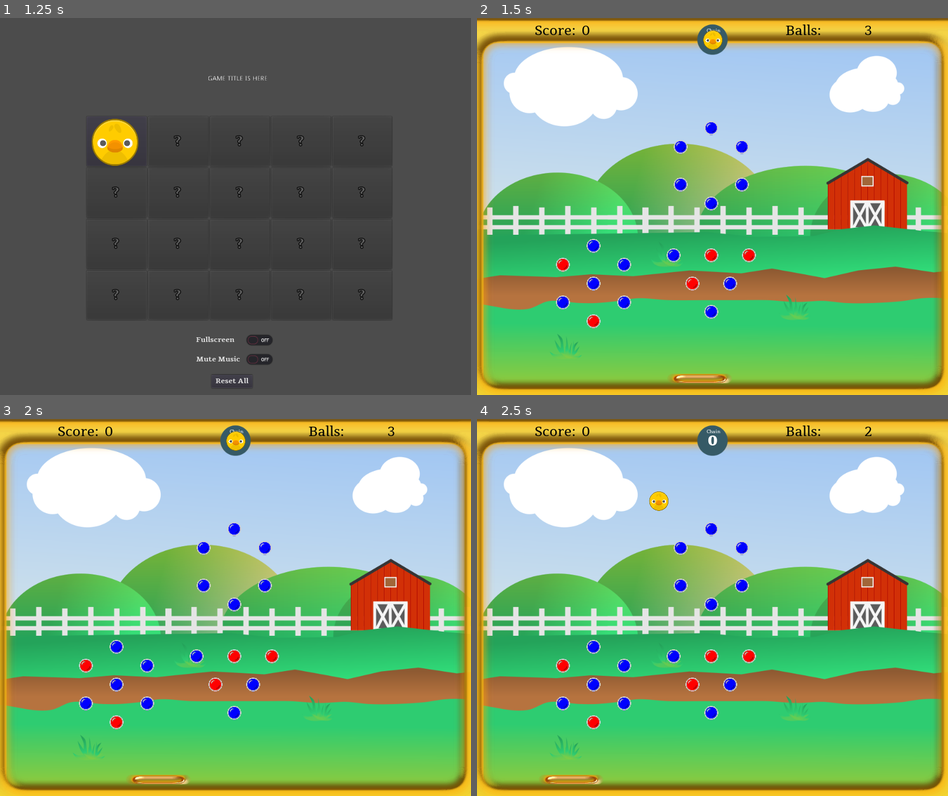
Above: before the commit, frames 1-4 (two rows, left to right).
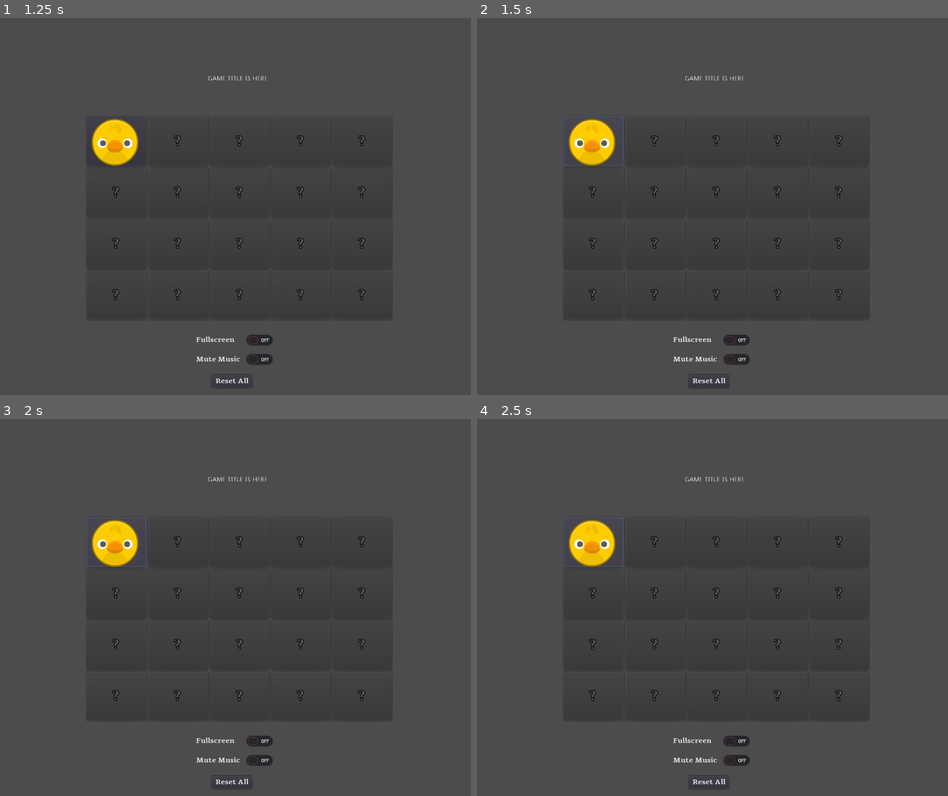
Above: after the commit, the same moments.

Repository: doctor-g/GGJ21
Game: Godot game, scene res://src/SplashScreen.tscn
Same seed, same stepped clock (60 frames per second), same inputs: the game is played once before the commit and once after it. Sound files missing from this copy of the repository are replaced by a short silence.
Inputs (mouse positions are in pixels of both pictures, inside the frame that each line leads up to):
- Up to frame 1 (1.25 s): tap Enter at 0.5 s; move the mouse to (211, 281) at 0.52 s; click (211, 281) at 0.67 s
- Up to frame 2 (1.5 s): click (594, 142) at 1.25 s
- Up to frame 3 (2 s): no input
- Up to frame 4 (2.5 s): click (594, 543) at 2.02 s

Frame 1 is identical in both runs. In frame 2, 100% of the frame differs, in the area x 0-100%, y 0-100%; in frame 3, 100%; in frame 4, 100%.
Error after the commit: Attempt to call function 'play' in base 'null instance' on a null instance. (res://src/MainMenuScreen.gd:37)

Commit message:
Remove debugging message

Diff:
--- a/project/src/GameState.gd
+++ b/project/src/GameState.gd
@@ -75,7 +75,6 @@
 		config.set_value("save", "highscore", _score)
 
 	if not new_unlock and _has_unlocked_next_animal():
-		print('UNLOCKED NEW THING')
 		new_unlock = true
 
 
--- a/project/src/MainMenuScreen.tscn
+++ b/project/src/MainMenuScreen.tscn
@@ -1,8 +1,7 @@
-[gd_scene load_steps=6 format=2]
+[gd_scene load_steps=5 format=2]
 
 [ext_resource path="res://src/MainMenuScreen.gd" type="Script" id=1]
 [ext_resource path="res://assets/fonts/Tienne-Bold.ttf" type="DynamicFontData" id=2]
-[ext_resource path="res://assets/SFX/button_clicked.wav" type="AudioStream" id=3]
 
 [sub_resource type="DynamicFont" id=1]
 font_data = ExtResource( 2 )
@@ -72,9 +71,6 @@
 margin_bottom = 784.645
 custom_fonts/font = SubResource( 2 )
 text = "Reset All"
-
-[node name="ButtonClicked" type="AudioStreamPlayer" parent="."]
-stream = ExtResource( 3 )
 [connection signal="toggled" from="FullscreenButton" to="." method="_on_FullscreenButton_toggled"]
 [connection signal="toggled" from="MuteMusicButton" to="." method="_on_MuteMusicButton_toggled"]
 [connection signal="pressed" from="ResetButton" to="." method="_on_ResetButton_pressed"]
